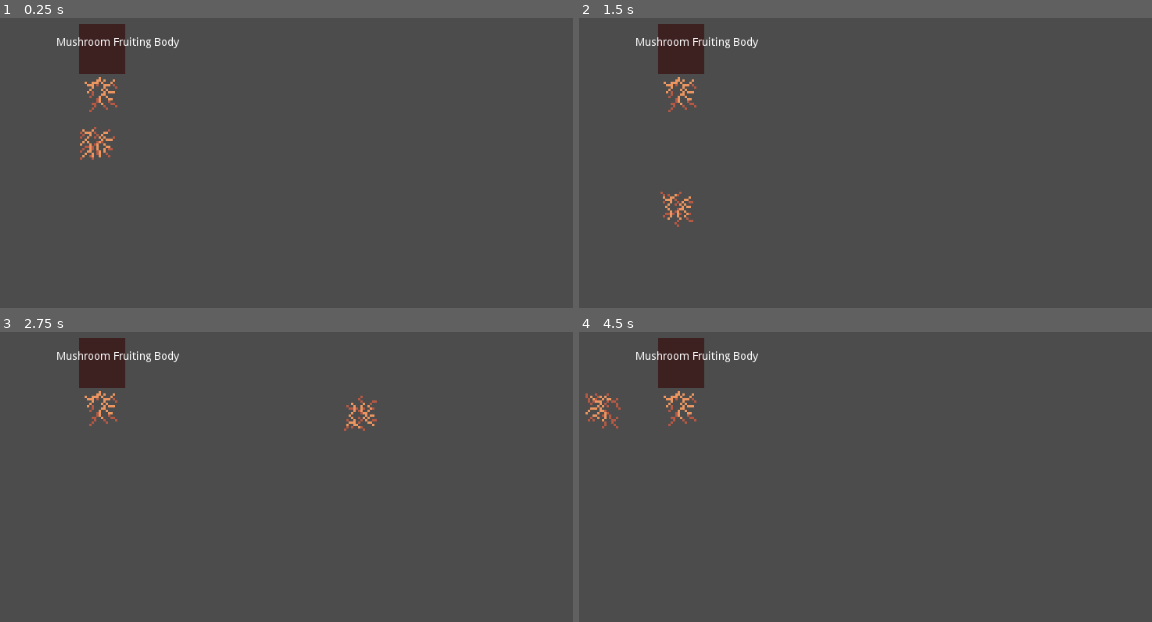
Above: before the commit, frames 1-4 (two rows, left to right).
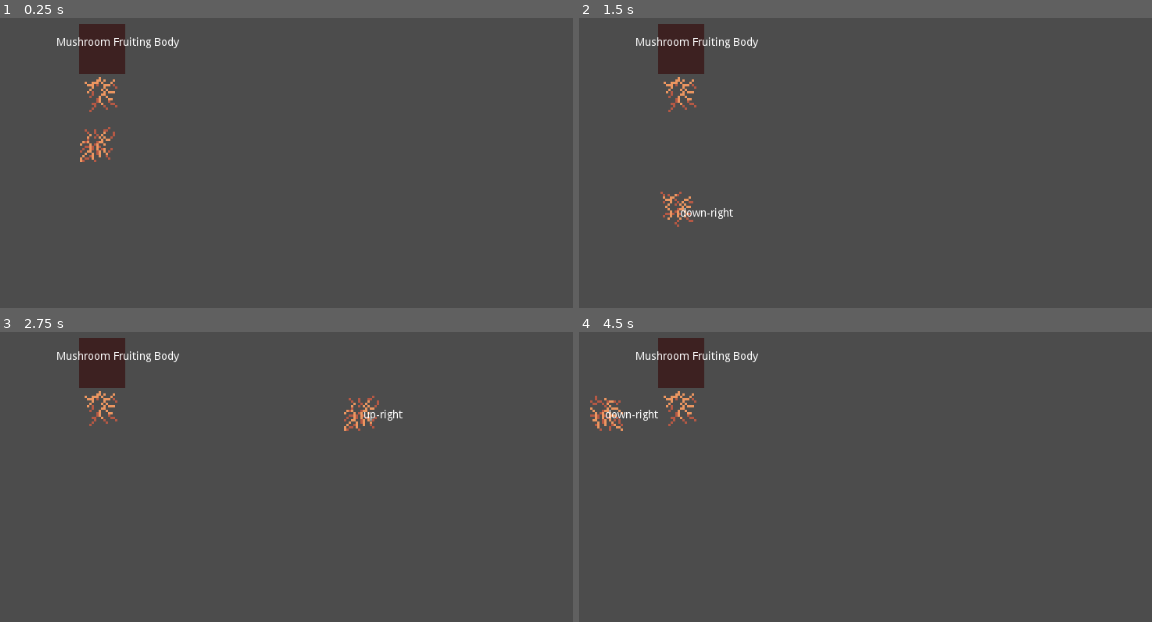
Above: after the commit, the same moments.

Repository: RoxT/rootroutes
Game: Godot game, scene res://RootTest.tscn
The game is run twice, just before and just after one commit, with the same random seed, the same clock (stepped at 60 frames per second) and the same inputs.
Inputs (mouse positions are in pixels of both pictures, inside the frame that each line leads up to):
- Up to frame 1 (0.25 s): no input
- Up to frame 2 (1.5 s): tap Enter at 0.5 s; move the mouse to (682, 96) at 0.52 s; tap Space at 1.25 s; move the mouse to (693, 203) at 1.27 s
- Up to frame 3 (2.75 s): tap Enter at 2 s; move the mouse to (355, 390) at 2.02 s
- Up to frame 4 (4.5 s): tap Space at 2.75, 4.25 s; move the mouse to (813, 587) at 2.77 s; tap Enter at 3.5 s; move the mouse to (1094, 564) at 3.52 s; move the mouse to (613, 424) at 4.27 s

The runs differ from the first frame. In frame 1, 0.2% of the frame differs, in the area x 13-21%, y 37-50%; in frame 2, 0.2%; in frame 3, 0.5%; in frame 4, 0.5%, in the area x 1-14%, y 21-35%.

Commit message:
include new directions

Diff:
--- a/RootRoutes/scenes/FreeRoot.tscn
+++ b/RootRoutes/scenes/FreeRoot.tscn
@@ -7,6 +7,9 @@
 [ext_resource path="res://textures/root-downright.png" type="Texture" id=5]
 [ext_resource path="res://textures/root-left.png" type="Texture" id=6]
 [ext_resource path="res://textures/root-mature.png" type="Texture" id=7]
+[ext_resource path="res://textures/root-up.png" type="Texture" id=8]
+[ext_resource path="res://textures/root-upright.png" type="Texture" id=9]
+[ext_resource path="res://textures/root-upleft.png" type="Texture" id=10]
 
 [sub_resource type="SpriteFrames" id=2]
 animations = [ {
@@ -39,6 +42,21 @@
 "loop": true,
 "name": "right",
 "speed": 5.0
+}, {
+"frames": [ ExtResource( 8 ) ],
+"loop": true,
+"name": "up",
+"speed": 5.0
+}, {
+"frames": [ ExtResource( 10 ) ],
+"loop": true,
+"name": "up-left",
+"speed": 5.0
+}, {
+"frames": [ ExtResource( 9 ) ],
+"loop": true,
+"name": "up-right",
+"speed": 5.0
 } ]
 
 [sub_resource type="RectangleShape2D" id=1]
@@ -50,7 +68,11 @@
 [node name="AnimatedSprite" type="AnimatedSprite" parent="."]
 position = Vector2( -1, 3 )
 frames = SubResource( 2 )
-animation = "right"
+animation = "up-right"
 
 [node name="CollisionShape2D" type="CollisionShape2D" parent="."]
 shape = SubResource( 1 )
+
+[node name="Label" type="Label" parent="."]
+margin_right = 40.0
+margin_bottom = 14.0
--- a/RootRoutes/scripts/FreeRoot.gd
+++ b/RootRoutes/scripts/FreeRoot.gd
@@ -19,26 +19,22 @@
 	if pointer.x > origin.x:
 		if pointer.y > origin.y:
 			player.play("down-right")
-			player.flip_v = false
+			$Label.text = "down-right"
 		elif pointer.y < origin.y:
-			player.play("down-right")
-			player.flip_v = true
+			player.play("up-right")
+			$Label.text = "up-right"
 		else:
 			player.play("right")
-			player.flip_v = false
+			$Label.text = "right"
 	elif pointer.x < origin.x:
 		if pointer.y > origin.y:
 			player.play("down-left")
-			player.flip_h = false
 		elif pointer.y < origin.y:
-			player.play("down-left")
-			player.flip_h = true
+			player.play("up-left")
 		else:
 			player.play("left")
-			player.flip_h = false
 	else:
 		if pointer.y > origin.y:
 			player.play("down")
 		else:
-			player.play("down")
-			player.flip_v = true
+			player.play("up")
Not shown: 1 places in RootRoutes/scenes/FreeRoot.tscn that only renumber resources
Not shown, added: RootRoutes/textures/mushroom.png.import
Not shown, added: RootRoutes/textures/root-tendril-large-48x96.png.import
Not shown, added: RootRoutes/textures/root-tendril-small.png.import
Not shown, added: RootRoutes/textures/root-up.png.import
Not shown, added: RootRoutes/textures/root-upleft.png.import
Not shown, added: RootRoutes/textures/root-upright.png.import
